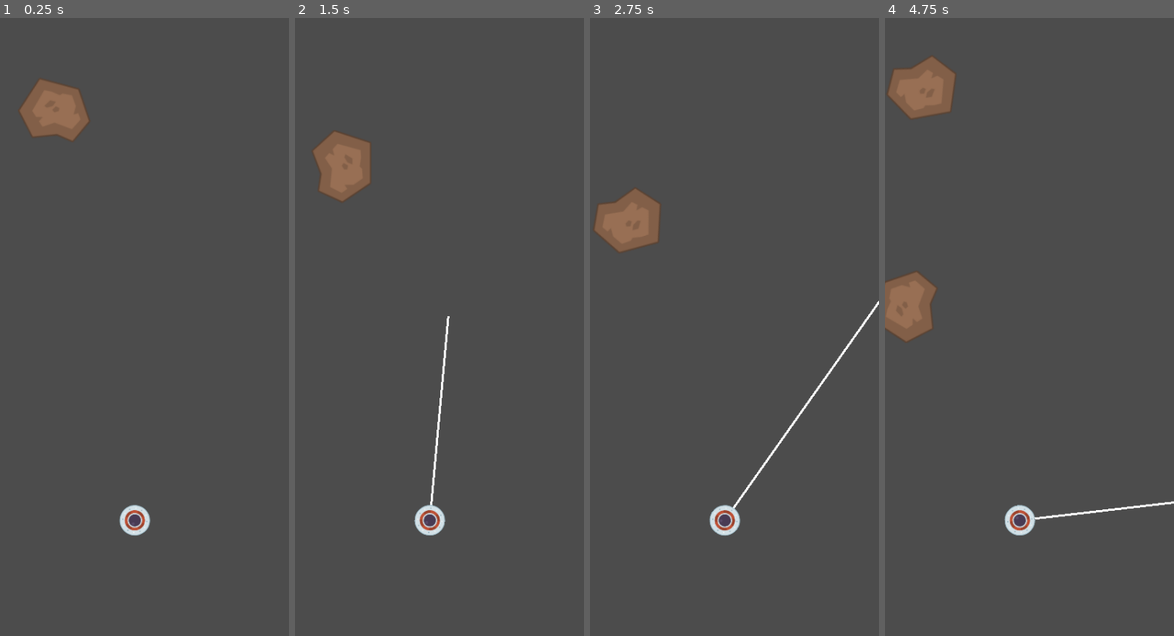
Above: before the commit, frames 1-4 (left to right).
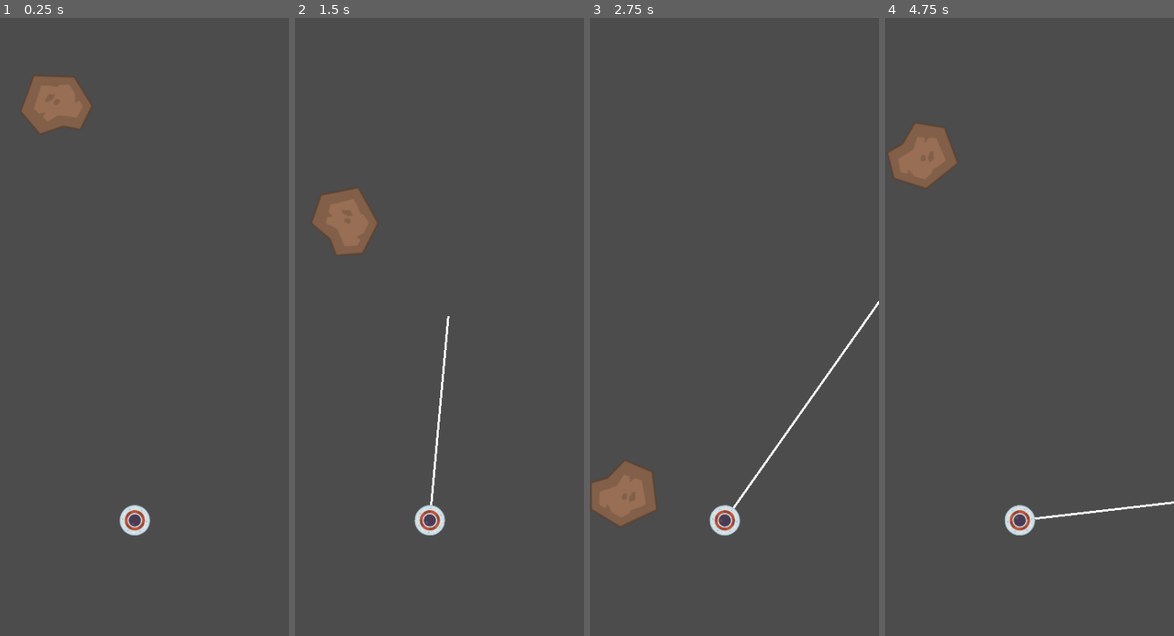
Above: after the commit, the same moments.

Repository: brendankhoury/To-the-moon-and-hack
Game: Godot game, scene res://Src/Main.tscn
Two runs of this game, one before a commit and one after it. Both use one fixed random seed, a clock stepped at 60 frames per second and the inputs below.
Inputs:
- Up to frame 1 (0.25 s): no input
- Up to frame 2 (1.5 s): tap Space (tap) at 0.6, 1.35 s
- Up to frame 3 (2.75 s): tap Space (tap) at 2.1 s
- Up to frame 4 (4.75 s): tap Space (tap) at 2.85, 3.6, 4.35 s

The runs differ from the first frame. In frame 1, 0.6% of the frame differs, in the area x 6-32%, y 9-20%; in frame 2, 3.1%; in frame 3, 3.3%; in frame 4, 4.8%, in the area x 0-25%, y 6-53%.

Commit message:
Converted asteroid into rigidbody

Diff:
--- a/Src/Actors/Asteroid.gd
+++ b/Src/Actors/Asteroid.gd
@@ -1,6 +1,6 @@
-extends KinematicBody2D
+extends RigidBody2D
 
-export var rotation_speed := deg2rad(1)
+export var rotation_speed := 25
 export var move_speed := 1;
 export var max_angle := deg2rad(15)
 
@@ -12,9 +12,17 @@
 	angle += rand_range(-max_angle, max_angle)
 	vector = move_speed*Vector2(cos(angle), sin(angle))
 
+
 func _physics_process(delta: float) -> void:
-	move_and_collide(vector)
-	rotate(rotation_speed)
+	if delta < 100:
+		apply_central_impulse(vector)
+		apply_torque_impulse(rotation_speed)
+	else:
+		apply_central_impulse(Vector2(0,0))
+		apply_torque_impulse(0)
 
 func _on_VisibilityNotifier2D_screen_exited():
 	queue_free()
+
+func i_do_nothing():
+	pass
--- a/Src/Actors/Asteroid.tscn
+++ b/Src/Actors/Asteroid.tscn
@@ -3,9 +3,10 @@
 [ext_resource path="res://Assets/meteorBrown_big1.png" type="Texture" id=1]
 [ext_resource path="res://Src/Actors/Asteroid.gd" type="Script" id=2]
 
-[node name="Asteroid" type="KinematicBody2D"]
+[node name="Asteroid" type="RigidBody2D"]
 collision_layer = 2
 collision_mask = 2
+can_sleep = false
 script = ExtResource( 2 )
 
 [node name="Sprite" type="Sprite" parent="."]
